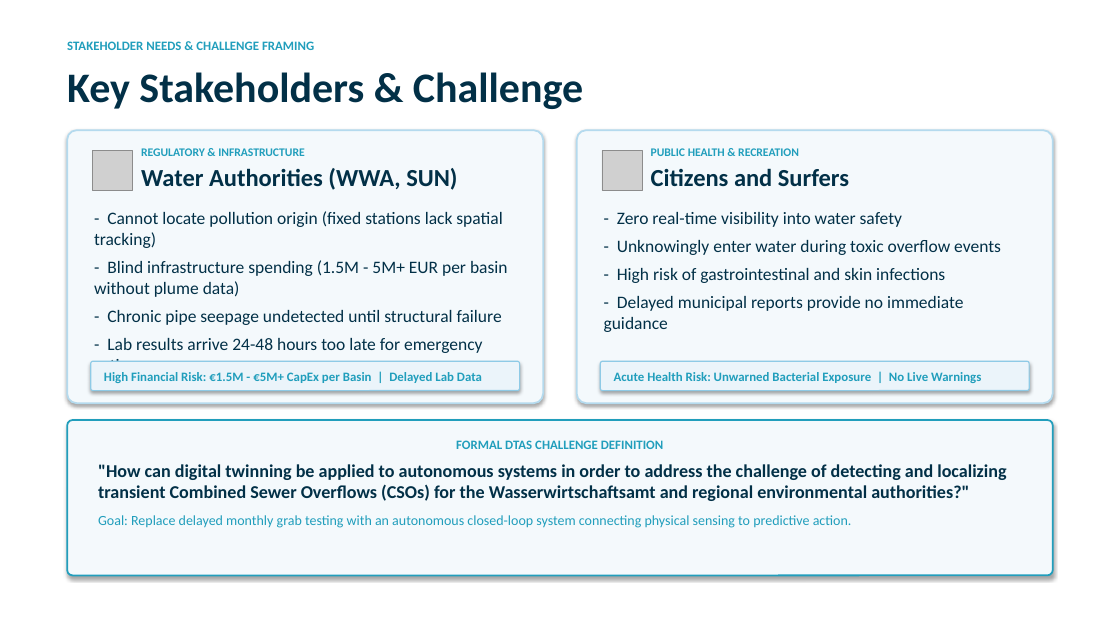
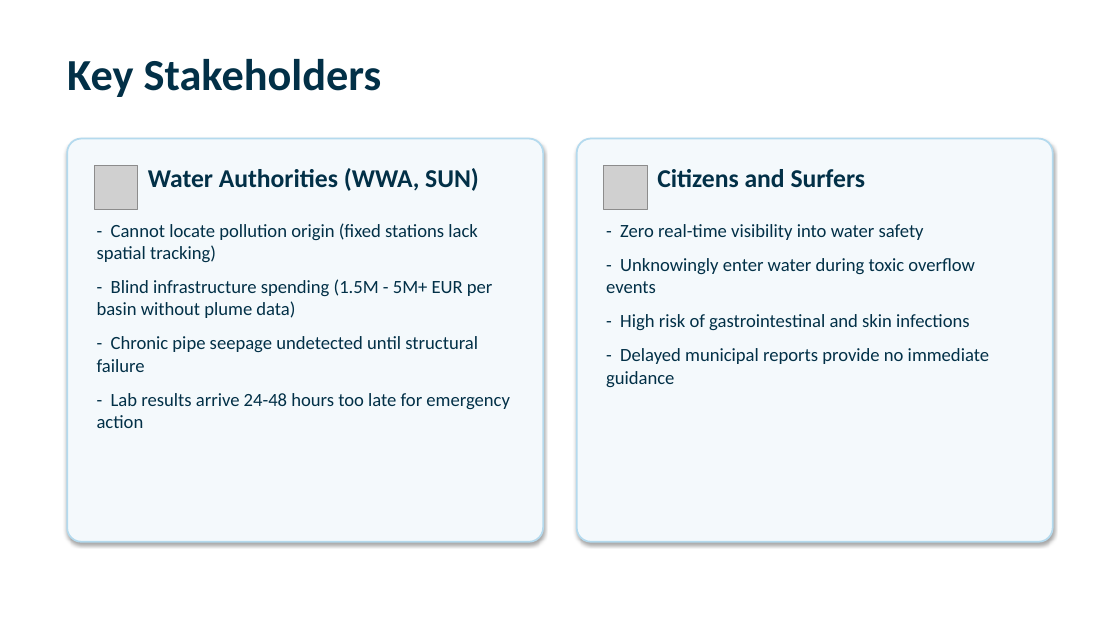
Before and after one commit to PrinzMajkl/Euroteq_Eindhoven_T3, a slide deck: slide 4 of presentation/plumetrace_presentation.pptx. Drawn at 1120x630 pixels with LibreOffice and Linux fonts; fonts in the diff are those of the drawing; grey boxes stand for pictures. Boxes give left, top, right and bottom in pixels: in the first picture for what was removed or moved away, otherwise in the second. Text is boxed around its words. In the diff, an @@ line names an element or a change of style, - is before the commit and + after.

```diff
--- a/presentation/plumetrace_presentation.pptx
+++ b/presentation/plumetrace_presentation.pptx
@@ text at [67,59,382,97]: text changed; size 36 to 38 pt @@
-Key Stakeholders & Challenge
+Key Stakeholders
@@ text removed at [67,41,314,50] @@
-STAKEHOLDER NEEDS & CHALLENGE FRAMING
@@ rounded rectangle: place and size @@
-rounded rectangle at [67,130,544,403]
+rounded rectangle at [67,139,544,542]
@@ text at [141,148,304,156]: paragraph removed @@
-REGULATORY & INFRASTRUCTURE
@@ rounded rectangle: place and size @@
-rounded rectangle at [577,130,1054,403]
+rounded rectangle at [577,139,1054,542]
@@ text at [651,148,799,156]: paragraph removed @@
-PUBLIC HEALTH & RECREATION
@@ picture: place and size @@
-picture at [92,150,133,191]
+picture at [94,166,138,209]
@@ text "Water Authorities (WWA, SUN)": place and size @@
-text "Water Authorities (WWA, SUN)" at [141,148,457,190]
+text "Water Authorities (WWA, SUN)" at [148,168,479,191]
@@ text "Water Authorities (WWA, SUN)" at [148,168,479,191]: size 21 to 22 pt @@
@@ picture: place and size @@
-picture at [602,150,643,191]
+picture at [604,166,648,209]
@@ text "Citizens and Surfers" at [657,169,866,187]: size 21 to 22 pt @@
@@ text "Citizens and Surfers": place and size @@
-text "Citizens and Surfers" at [651,148,849,186]
+text "Citizens and Surfers" at [657,169,866,187]
@@ text "- Cannot locate pollution origin ...": place and size @@
-text "- Cannot locate pollution origin ..." at [94,211,508,376]
+text "- Cannot locate pollution origin ..." at [97,223,510,428]
@@ text "- Cannot locate pollution origin ..." at [97,223,510,428]: size 15 to 16 pt; more space between paragraphs @@
@@ text "- Zero real-time visibility into ..." at [606,224,989,387]: size 15 to 16 pt; more space between paragraphs @@
@@ text "- Zero real-time visibility into ...": place and size @@
-text "- Zero real-time visibility into ..." at [604,212,1001,332]
+text "- Zero real-time visibility into ..." at [606,224,989,387]
@@ rounded rectangle removed at [91,361,520,391] @@
-High Financial Risk: €1.5M - €5M+ CapEx per Basin | Delayed Lab Data
@@ rounded rectangle removed at [601,361,1030,391] @@
-Acute Health Risk: Unwarned Bacterial Exposure | No Live Warnings
@@ rounded rectangle removed at [67,420,1053,576] @@
-FORMAL DTAS CHALLENGE DEFINITION
-"How can digital twinning be applied to autonomous systems in order to address the challenge of detecting and localizing transient Combined Sewer Overflows (CSOs) for the Wasserwirtschaftsamt and regional environmental authorities?"
-Goal: Replace delayed monthly grab testing with an autonomous closed-loop system connecting physical sensing to predictive action.
```
Also in this commit, not shown: 6 other slides changed, 2 other files.
